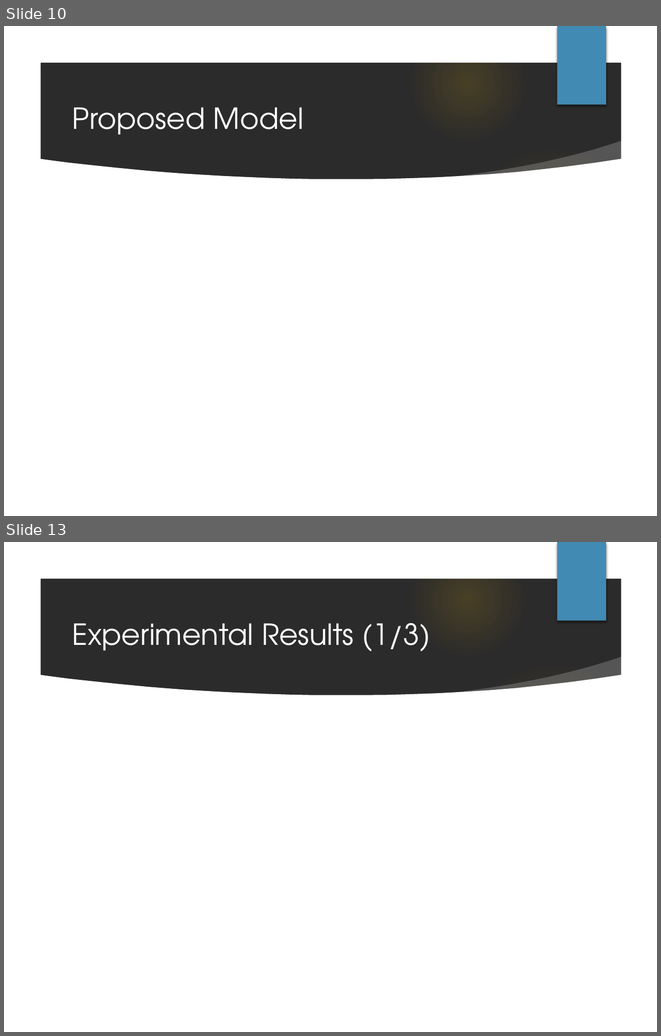
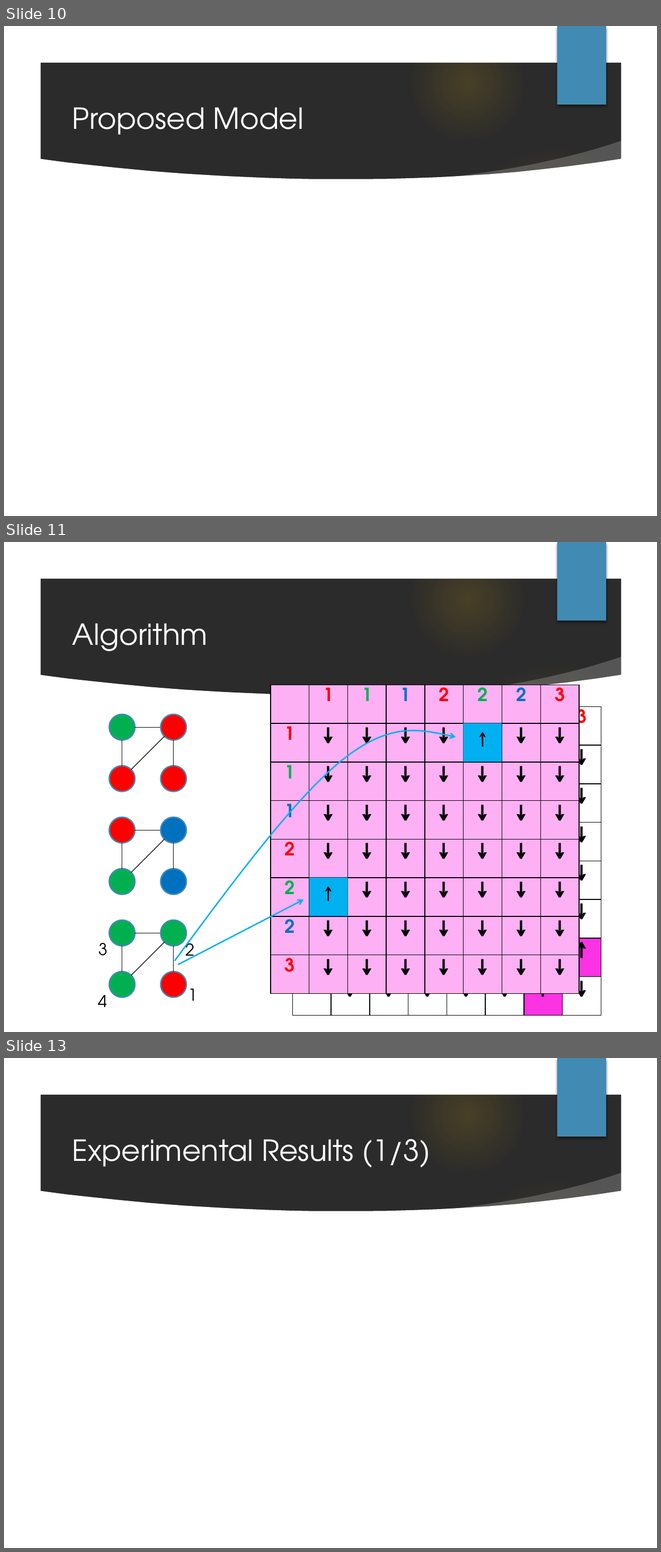
Before and after one commit to Masukane/slides, a slide deck: masukaneICIIC2018.pptm. Shown one above the other, each under a label of ours: slides 10 and 13 before the commit, slides 10, 11 and 13 after it; the slides between them are not shown. The pictures are 661x1036 and 661x1552 pixels, drawn with LibreOffice and Linux fonts; fonts in the diff are those of the drawing; background and template pictures are left out; a plain dark background stands for a picture behind light text. Boxes give left, top, right and bottom in pixels: in the first picture for what was removed or moved away, otherwise in the second. Text is boxed around its words. In the diff, an @@ line names an element or a change of style, - is before the commit and + after.

```diff
--- a/masukaneICIIC2018.pptm
+++ b/masukaneICIIC2018.pptm
@@ slide 11 added at (4, 542, 657, 1032), background picture (left out); not listed: 9 template elements that a slide beside it also shows @@
@@ title added at (72, 623, 208, 651), 32 pt, text #FFFFFF @@
+Algorithm
@@ table added at (271, 685, 579, 993), 8 rows, 8 columns @@
+ | 1 | 1 | 1 | 2 | 2 | 2 | 3
+1 | ↓ | ↓ | ↓ | ↓ | ↓ | ↓ | ↓
+1 | ↓ | ↓ | ↓ | ↓ | ↓ | ↓ | ↓
+1 | ↓ | ↓ | ↓ | ↓ | ↓ | ↓ | ↓
+2 | ↓ | ↓ | ↓ | ↓ | ↓ | ↓ | ↓
+2 | ↓ | ↓ | ↓ | ↓ | ↓ | ↓ | ↓
+2 | ↓ | ↓ | ↓ | ↓ | ↓ | ↓ | ↓
+3 | ↓ | ↓ | ↓ | ↓ | ↓ | ↓ | ↓
@@ table added at (293, 706, 601, 1015), 8 rows, 8 columns @@
+ | 1 | 1 | 1 | 2 | 2 | 2 | 3
+1 | ↓ | ↓ | ↓ | ↓ | ↓ | ↓ | ↓
+1 | ↓ | ↓ | ↓ | ↓ | ↓ | ↓ | ↓
+1 | ↓ | ↓ | ↓ | ↓ | ↓ | ↑ | ↓
+2 | ↓ | ↓ | ↓ | ↓ | ↓ | ↓ | ↓
+2 | ↓ | ↓ | ↓ | ↓ | ↓ | ↓ | ↓
+2 | ↓ | ↓ | ↑ | ↓ | ↓ | ↓ | ↑
+3 | ↓ | ↓ | ↓ | ↓ | ↓ | ↑ | ↓
@@ freeform shape added at (175, 731, 456, 960), outline #00B0F0 1.5 pt @@
@@ rectangle added at (463, 723, 502, 761), fill #00B0F0, 20 pt, text #000000 @@
+↑
@@ group added at (109, 714, 186, 792): 4 ellipses, 4 lines @@
@@ group added at (109, 817, 186, 894): 4 ellipses, 4 lines @@
@@ rectangle added at (309, 877, 347, 916), fill #00B0F0, 20 pt, text #000000 @@
+↑
@@ freeform shape added at (178, 899, 303, 964), outline #00B0F0 1.5 pt @@
@@ text added at (186, 938, 195, 961), 18 pt, text #000000 @@
+2
@@ text added at (99, 943, 108, 955), 18 pt, text #000000 @@
+3
@@ group added at (109, 920, 186, 996): 4 ellipses, 4 lines @@
@@ text added at (98, 995, 107, 1007), 18 pt, text #000000 @@
+4
@@ text added at (188, 988, 197, 1000), 18 pt, text #000000 @@
+1
```
Also in this commit, not shown: 3 slides changed, 1 slide removed.
